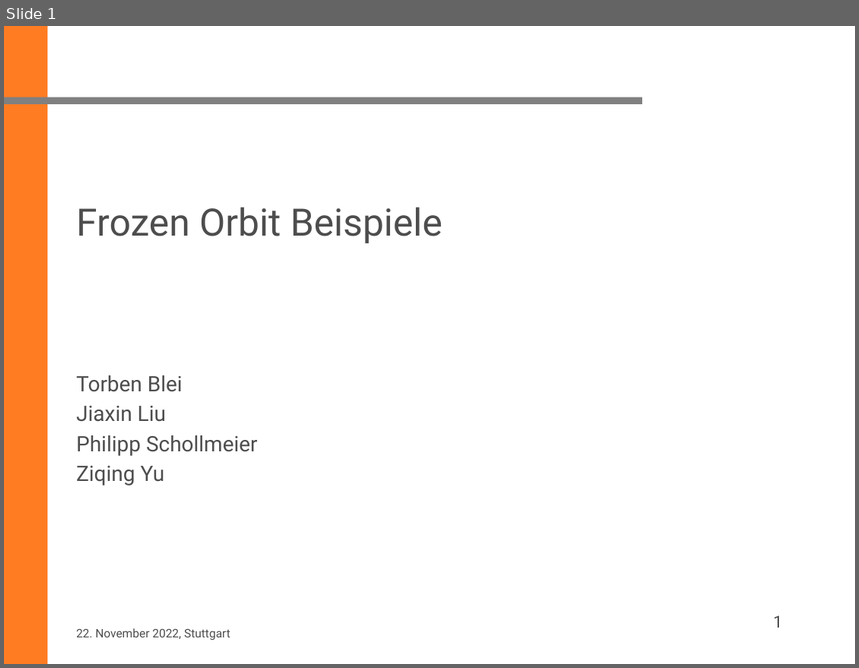
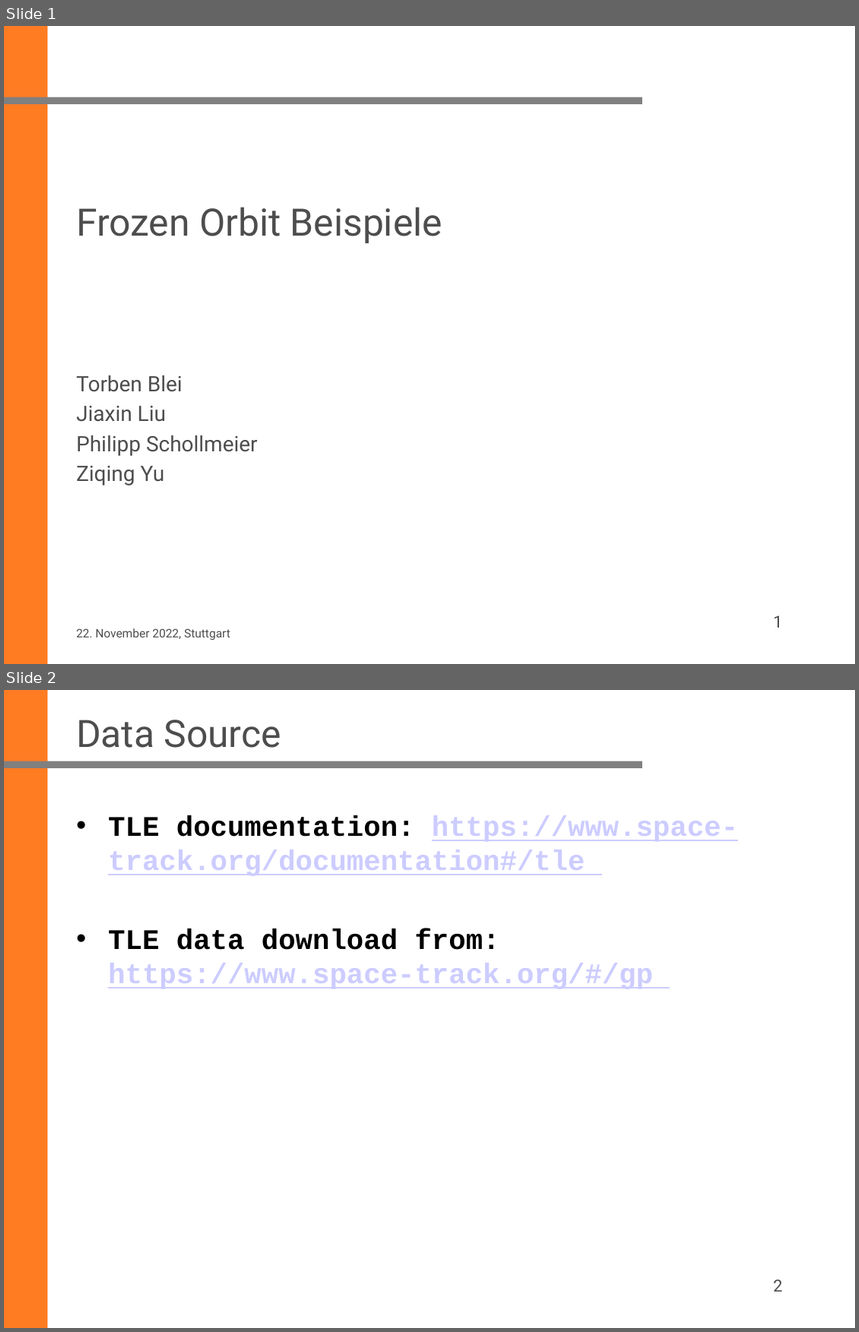
Before and after one commit to ziqing97/Seminar-Aktuelle-Geodaetische-Satelliten-missionen, a slide deck: Presentation/frozen_orbit1.pptx. Shown one above the other, each under a label of ours: slide 1 before the commit, slides 1 and 2 after it. The pictures are 859x668 and 859x1332 pixels, drawn with LibreOffice and Linux fonts; fonts in the diff are those of the drawing; background and template pictures are left out. Boxes give left, top, right and bottom in pixels: in the first picture for what was removed or moved away, otherwise in the second. Text is boxed around its words. In the diff, an @@ line names an element or a change of style, - is before the commit and + after.

```diff
--- a/Presentation/frozen_orbit1.pptx
+++ b/Presentation/frozen_orbit1.pptx
@@ slide 2 added at (x1=4, y1=690, x2=855, y2=1328), background #FFFFFF; not listed: 2 template elements that a slide beside it also shows @@
@@ title added at (x1=76, y1=720, x2=281, y2=748), 32 pt, text #4D4D4D @@
+Data Source
@@ text added at (x1=108, y1=815, x2=738, y2=989), 24 pt, text #CCCCFF, bold, underline @@
+• TLE documentation: https://www.space-track.org/documentation#/tle
+• TLE data download from: https://www.space-track.org/#/gp
@@ page number added at (x1=773, y1=1280, x2=782, y2=1292), 14 pt, text #4D4D4D @@
+2
```
Also in this commit, not shown: 16 slides changed, 4 other slides added, 2 other files.
